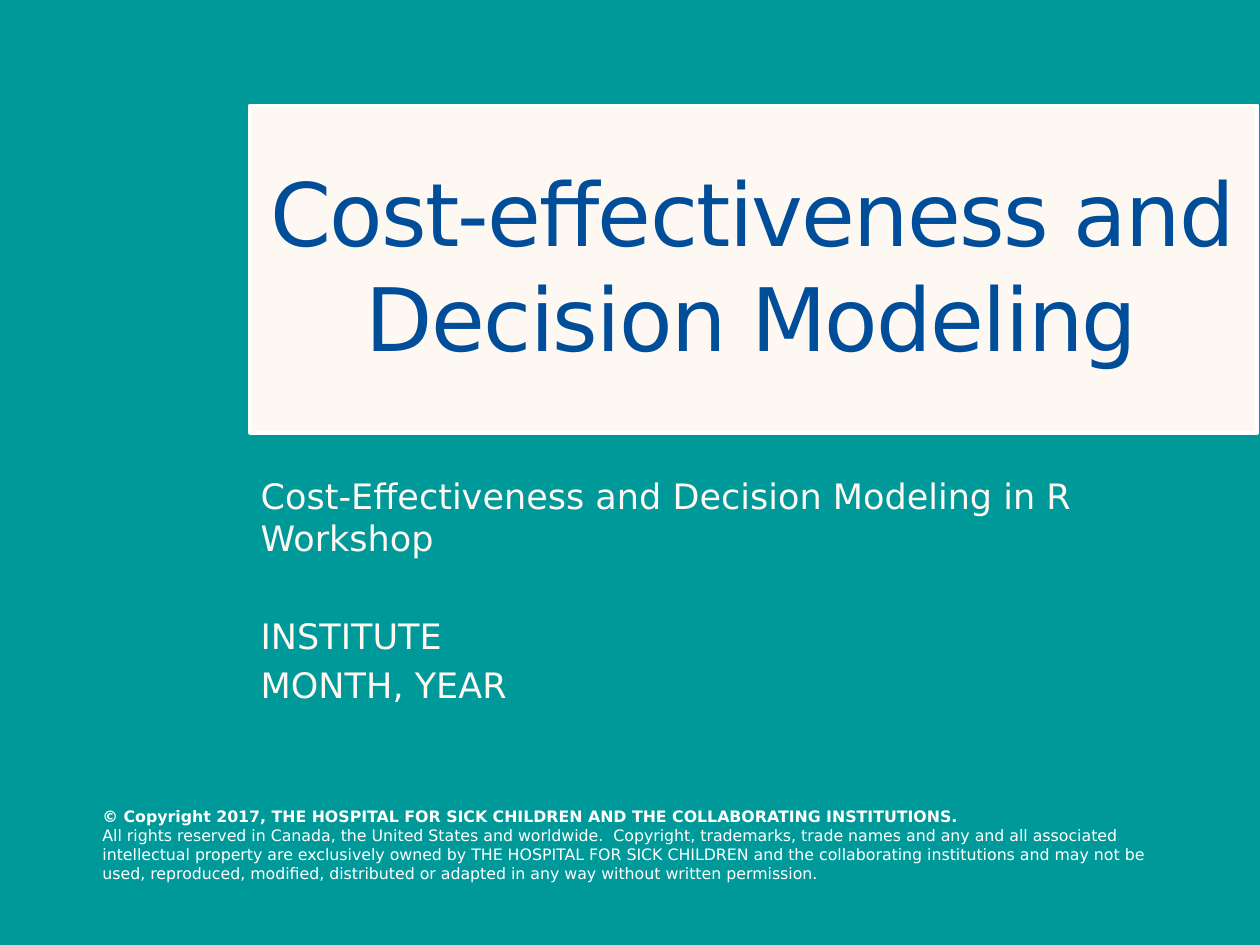
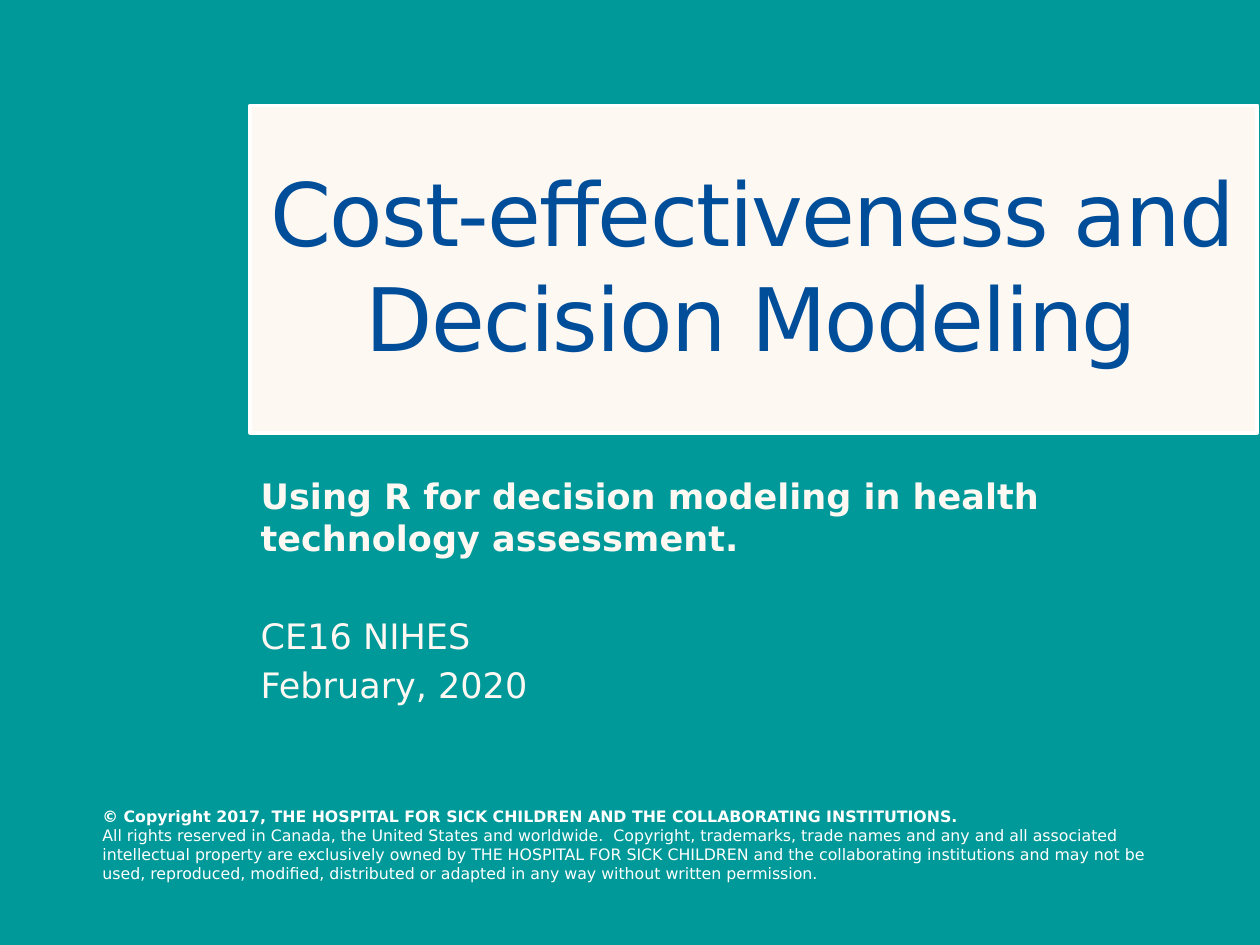
Before and after one commit to DARTH-git/Course-Modularization, a slide deck: slide 1 of Decision trees/Slides/CEA and Decision Modeling Overview_with Decision tree slides.pptx. Drawn at 1260x945 pixels with LibreOffice and Linux fonts; fonts in the diff are those of the drawing. Boxes give left, top, right and bottom in pixels: in the first picture for what was removed or moved away, otherwise in the second. Text is boxed around its words. In the diff, an @@ line names an element or a change of style, - is before the commit and + after.

```diff
--- a/Decision trees/Slides/CEA and Decision Modeling Overview_with Decision tree slides.pptx
+++ b/Decision trees/Slides/CEA and Decision Modeling Overview_with Decision tree slides.pptx
@@ subtitle at (261,482,1039,706): text changed; bold on @@
-Cost-Effectiveness and Decision Modeling in R Workshop
-INSTITUTE
-MONTH, YEAR
+Using R for decision modeling in health technology assessment.
+CE16 NIHES
+February, 2020
```
Also in this commit, not shown: 2 other slides changed, 4 slides added, 1 slide removed, 43 other files.
